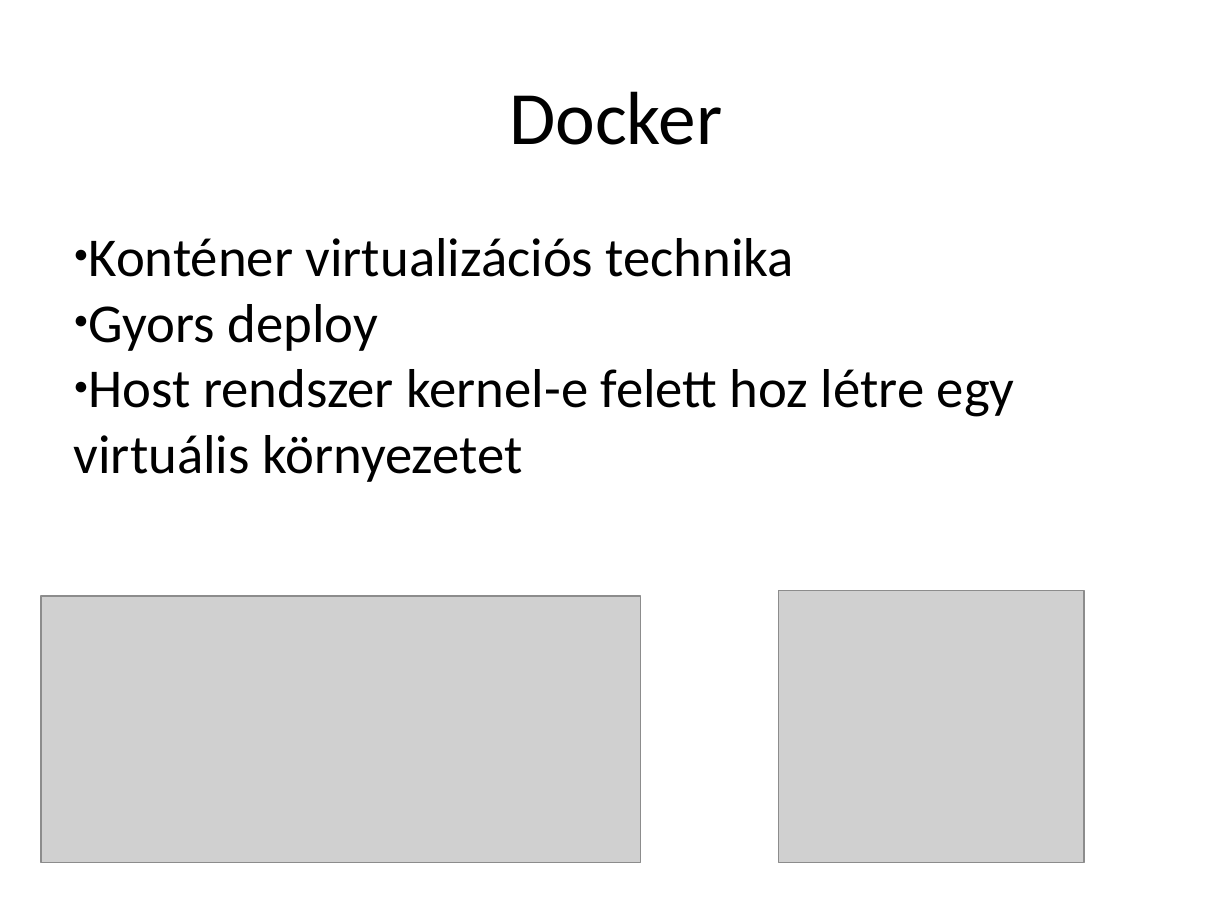
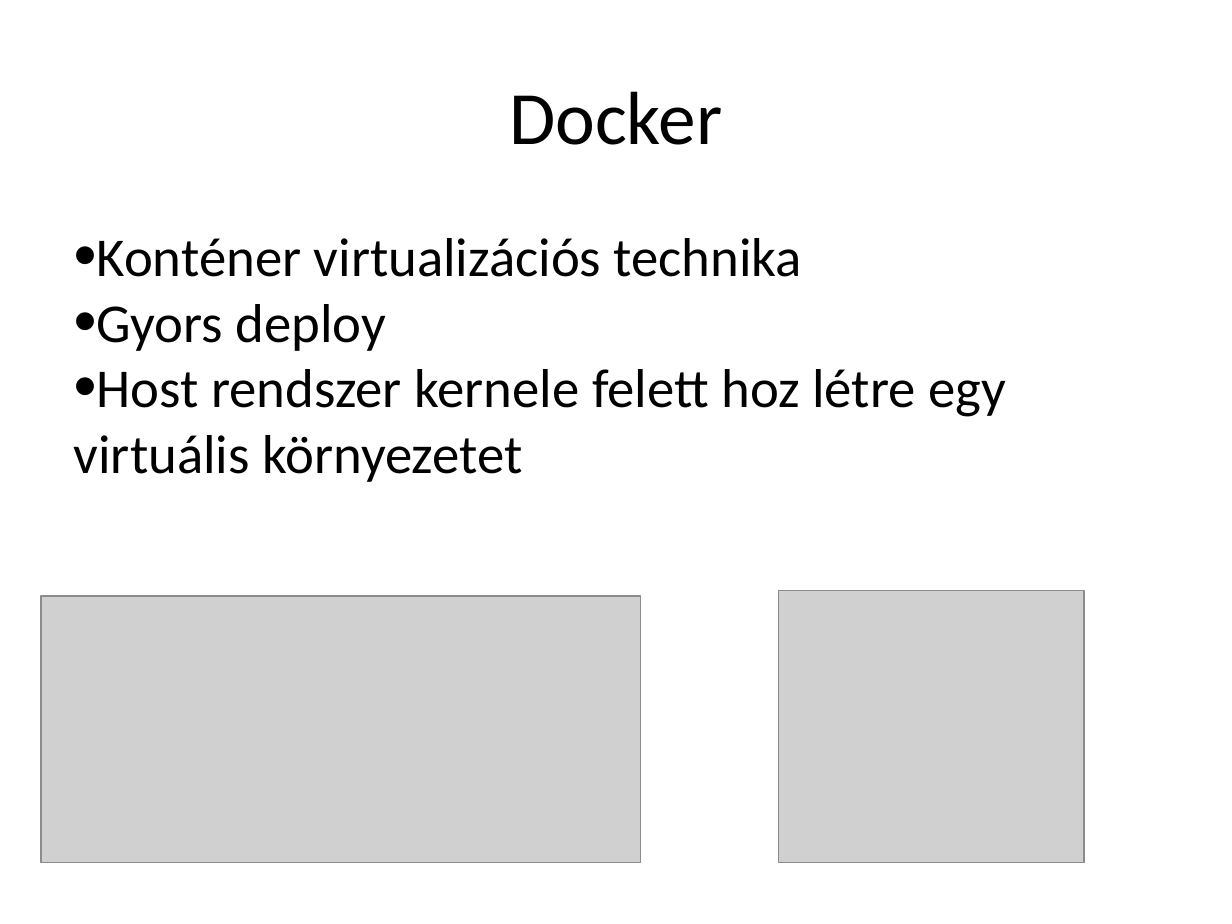
Before and after one commit to borlayda/Stump, a slide deck: slide 11 of Szarch-prezi.pptx. Drawn at 1232x924 pixels with LibreOffice and Linux fonts; fonts in the diff are those of the drawing; grey boxes stand for pictures. Boxes give left, top, right and bottom in pixels: in the first picture for what was removed or moved away, otherwise in the second. Text is boxed around its words. In the diff, an @@ line names an element or a change of style, - is before the commit and + after.

```diff
--- a/Szarch-prezi.pptx
+++ b/Szarch-prezi.pptx
@@ text at box(97, 238, 802, 351): bullet ● to • @@
@@ text at box(74, 369, 1006, 482): text changed @@
-● Host rendszer kernel-e felett hoz létre egy virtuális környezetet
+• Host rendszer kernele felett hoz létre egy virtuális környezetet
```
Also in this commit, not shown: 3 other slides changed.
